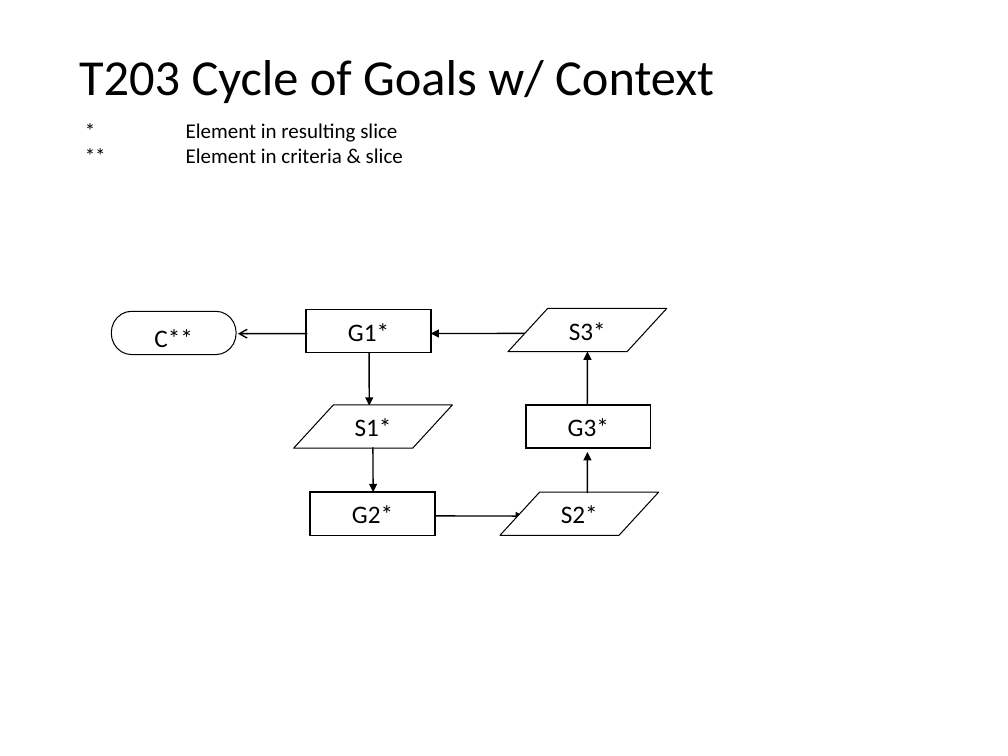
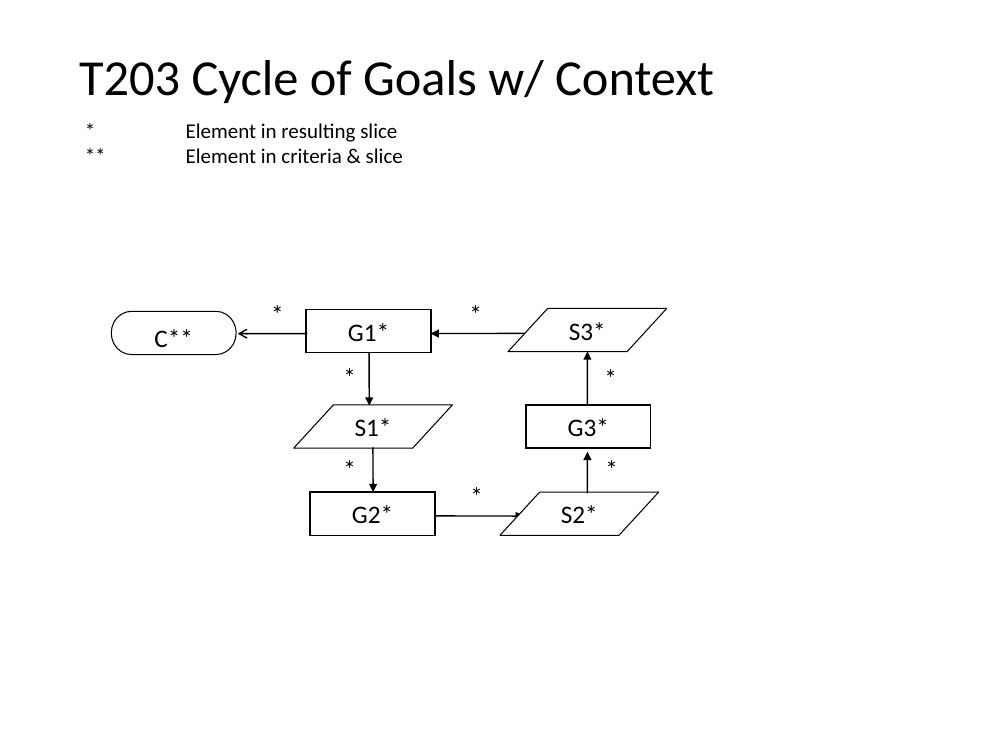
Before and after one commit to nlsfung/MMINT_Examples, a slide deck: slide 15 of GSNSliceReviseTestSuite/TestSuite.ppt. Drawn at 1008x756 pixels with LibreOffice and Linux fonts; fonts in the diff are those of the drawing. Boxes give left, top, right and bottom in pixels: in the first picture for what was removed or moved away, otherwise in the second. Text is boxed around its words. In the diff, an @@ line names an element or a change of style, - is before the commit and + after.

```diff
--- a/GSNSliceReviseTestSuite/TestSuite.ppt
+++ b/GSNSliceReviseTestSuite/TestSuite.ppt
@@ text added at [261,293,293,334], 18 pt, text #000000 @@
+*
@@ text added at [460,293,492,334], 18 pt, text #000000 @@
+*
@@ text added at [334,357,366,397], 18 pt, text #000000 @@
+*
@@ text added at [595,357,627,397], 18 pt, text #000000 @@
+*
@@ text added at [334,449,366,489], 18 pt, text #000000 @@
+*
@@ text added at [596,448,628,488], 18 pt, text #000000 @@
+*
@@ text added at [461,476,493,516], 18 pt, text #000000 @@
+*
```
Also in this commit, not shown: 21 other slides changed, 1 other file.
